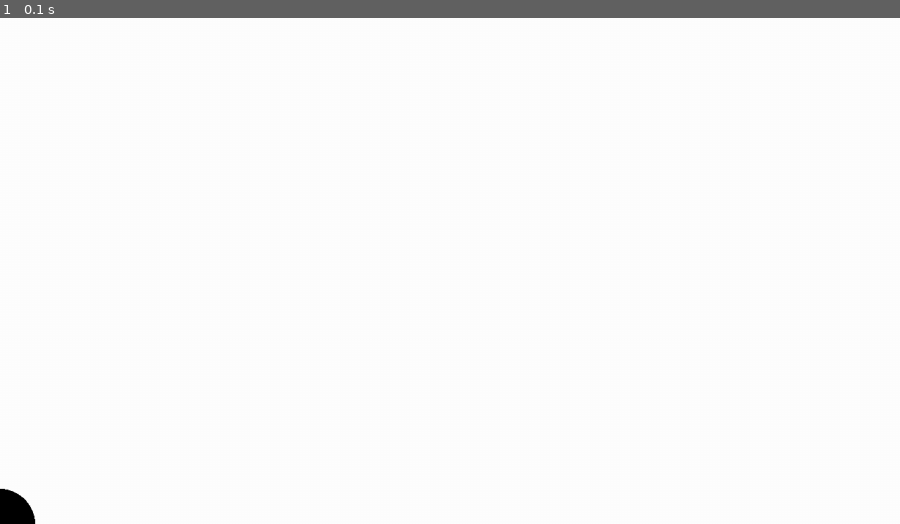
Above: before the commit, frame 1.
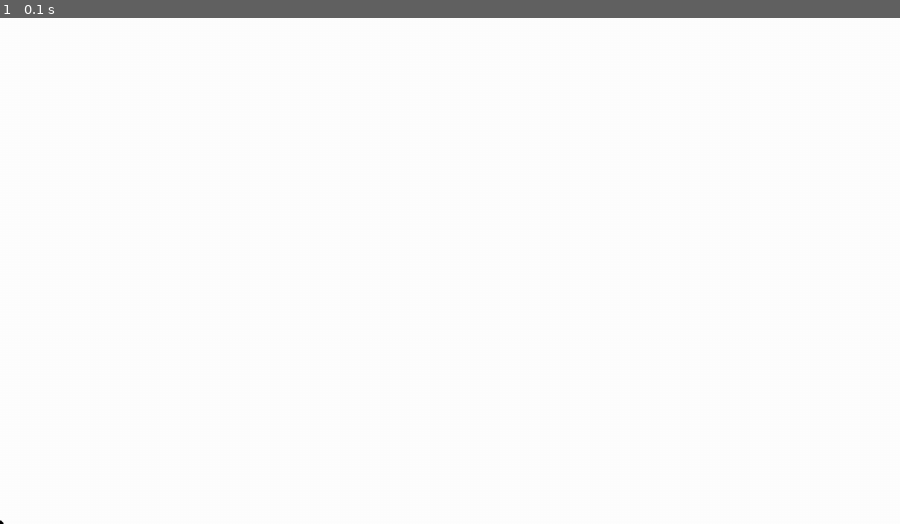
Above: after the commit, the same moment.

Repository: icedemon099/Platformer
Game: pygame game, started from Main.py
Same seed, same stepped clock (60 frames per second), same inputs: the game is played once before the commit and once after it.
Inputs:
- Up to frame 1 (0.1 s): no input

The runs differ from the first frame. In frame 1, 0.2% of the frame differs, in the area x 0-4%, y 92-100%.

Commit message:
Screen now adapts to size

Diff:
--- a/Jumper.py
+++ b/Jumper.py
@@ -21,6 +21,7 @@
         self.moved = False
         self.width = width
         self.length = length
+        self.pixelFactor = 5 #Pixels per in-game meter
 
     def collisionCheck(self):
         pass
@@ -51,4 +52,4 @@
             self.yspeed = self.maxspeed
 
     def render(self, screen): #Call this in the Main update loop. It should draw the object to the screen
-        pygame.draw.circle(screen, (0, 0, 0), (round(self.x), self._sh-round(self.y)), self.width)
+        pygame.draw.circle(screen, (0, 0, 0), (round(self.x*self.pixelFactor), self._sh-round(self.y*self.pixelFactor)), self.width)
--- a/Main.py
+++ b/Main.py
@@ -14,10 +14,9 @@
 sw = info.current_w
 sh = info.current_h
 screen = pygame.display.set_mode((sw,sh))
-
 fps = 30
-
-player = Jumper.Jumper(fps, 50, 50)
+pixelFactor = 5
+player = Jumper.Jumper(fps, pixelFactor, 2.5)
 lastprint = time.time()
 
 # Main loop
